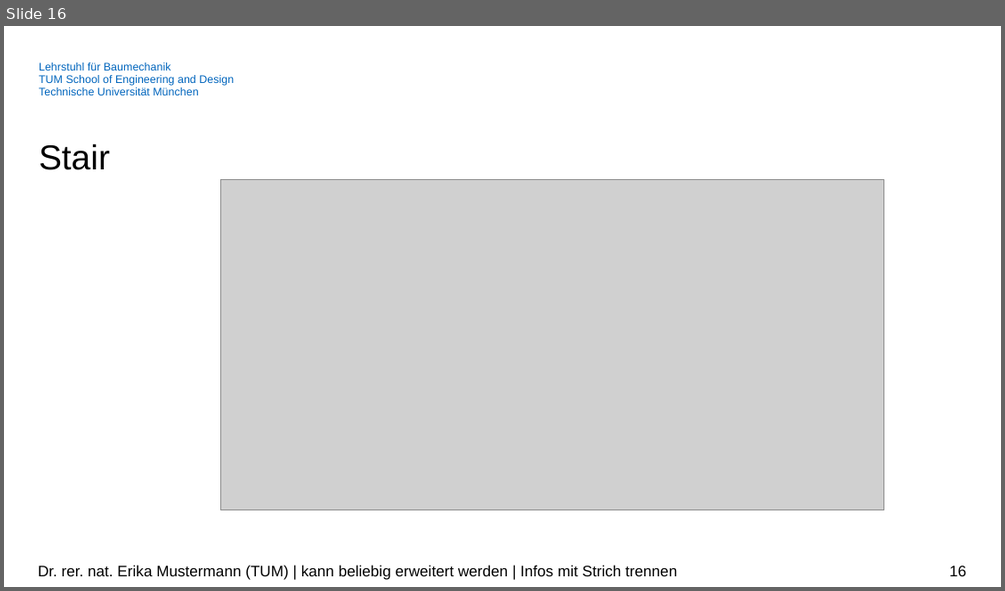
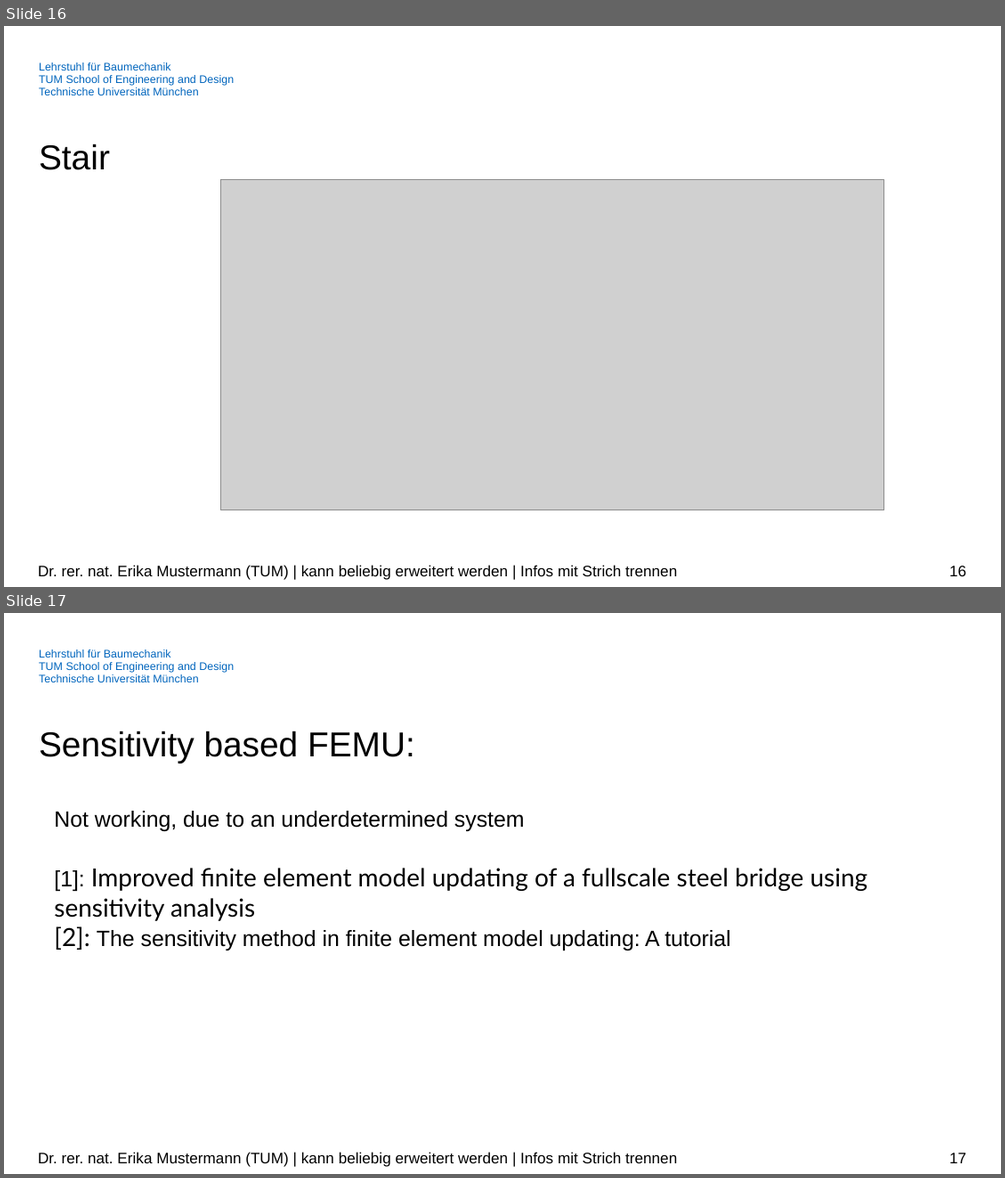
Before and after one commit to Victor-Kao/MDSI_Seismic_Safety, a slide deck: Building_info/sensor_map.pptx. Shown one above the other, each under a label of ours: slide 16 before the commit, slides 16 and 17 after it. The pictures are 1005x591 and 1005x1178 pixels, drawn with LibreOffice and Linux fonts; fonts in the diff are those of the drawing; grey boxes stand for pictures; background and template pictures are left out. Boxes give left, top, right and bottom in pixels: in the first picture for what was removed or moved away, otherwise in the second. Text is boxed around its words. In the diff, an @@ line names an element or a change of style, - is before the commit and + after.

Commit message:
upload pymapdl files and further analysis used files

```diff
--- a/Building_info/sensor_map.pptx
+++ b/Building_info/sensor_map.pptx
@@ slide 17 added at box(4, 613, 1001, 1174), background #FFFFFF; not listed: 1 template element that a slide beside it also shows @@
@@ title added at box(39, 730, 415, 763), 25 pt, text #000000 @@
+Sensitivity based FEMU:
@@ text added at box(54, 811, 868, 950), 16 pt, text #000000 @@
+Not working, due to an underdetermined system
+[1]: Improved finite element model updating of a fullscale steel bridge using sensitivity analysis
+[2]: The sensitivity method in finite element model updating: A tutorial
@@ text added at box(38, 1151, 677, 1167), 11 pt, text #000000 @@
+Dr. rer. nat. Erika Mustermann (TUM) | kann beliebig erweitert werden | Infos mit Strich trennen
@@ page number added at box(949, 1152, 966, 1163), 11 pt, text #000000 @@
+17
```
Also in this commit, not shown: 27 other files.
